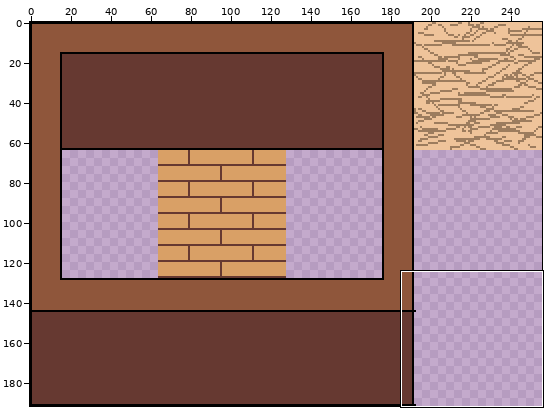
Pixel-art file -- ProjectDonut/Content/Sprites/Map/Town/BuildingTiles.aseprite. Above: a wide view before the commit, with the close-up outlined.
Close-up. Before the commit:
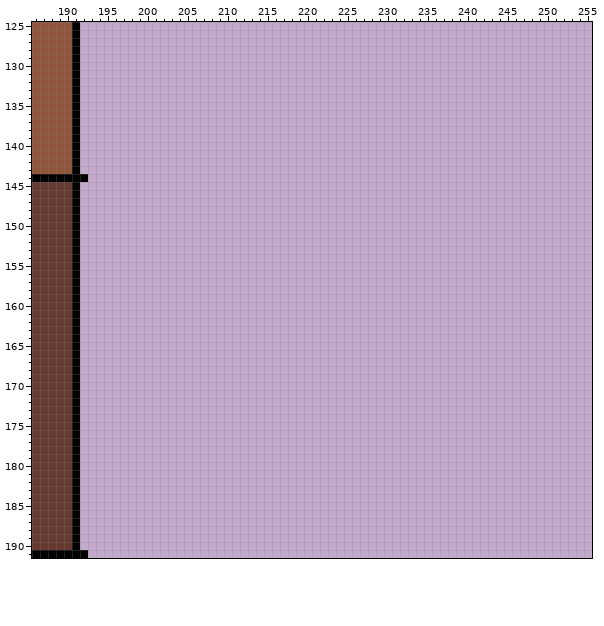
256x192 pixels, 1 frame. Shown: x 186..255, y 125..191.
The result:
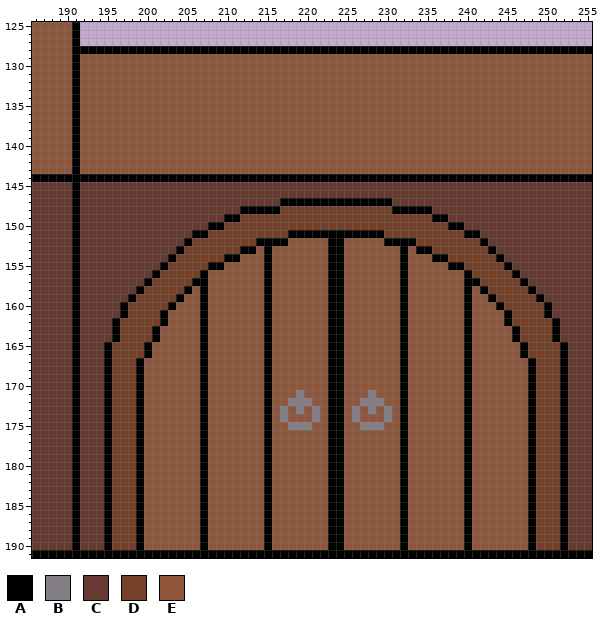
Palette (. is transparent): A #000000  B #847e87  C #663931  D #754129  E #8f563b
From old to new:
layer "Layer 1 #2" added
layer "Layer 3" added
Layers "Layer 3", "Layer 1 #2", "Layer 1":
y 128: x 192..255 ................................................................ -> AAAAAAAAAAAAAAAAAAAAAAAAAAAAAAAAAAAAAAAAAAAAAAAAAAAAAAAAAAAAAAAA
y 129..143: x 192..255 ................................................................ -> EEEEEEEEEEEEEEEEEEEEEEEEEEEEEEEEEEEEEEEEEEEEEEEEEEEEEEEEEEEEEEEE
y 144: x 193..255 ............................................................... -> AAAAAAAAAAAAAAAAAAAAAAAAAAAAAAAAAAAAAAAAAAAAAAAAAAAAAAAAAAAAAAA
y 145..146: x 192..255 ................................................................ -> CCCCCCCCCCCCCCCCCCCCCCCCCCCCCCCCCCCCCCCCCCCCCCCCCCCCCCCCCCCCCCCC
y 147: x 192..255 ................................................................ -> CCCCCCCCCCCCCCCCCCCCCCCCCAAAAAAAAAAAAAACCCCCCCCCCCCCCCCCCCCCCCCC
y 148: x 192..255 ................................................................ -> CCCCCCCCCCCCCCCCCCCCAAAAADDDDDDDDDDDDDDAAAAACCCCCCCCCCCCCCCCCCCC
y 149: x 192..255 ................................................................ -> CCCCCCCCCCCCCCCCCCAADDDDDDDDDDDDDDDDDDDDDDDDAACCCCCCCCCCCCCCCCCC
y 150: x 192..255 ................................................................ -> CCCCCCCCCCCCCCCCAADDDDDDDDDDDDDDDDDDDDDDDDDDDDAACCCCCCCCCCCCCCCC
y 151: x 192..255 ................................................................ -> CCCCCCCCCCCCCCAADDDDDDDDDDAAAAAAAAAAAADDDDDDDDDDAACCCCCCCCCCCCCC
y 152: x 192..255 ................................................................ -> CCCCCCCCCCCCCADDDDDDDDAAAAEEEEEAAEEEEEAAAADDDDDDDDACCCCCCCCCCCCC
y 153: x 192..255 ................................................................ -> CCCCCCCCCCCCADDDDDDDAAEAEEEEEEEAAEEEEEEEAEAADDDDDDDACCCCCCCCCCCC
y 154: x 192..255 ................................................................ -> CCCCCCCCCCCADDDDDDAAEEEAEEEEEEEAAEEEEEEEAEEEAADDDDDDACCCCCCCCCCC
y 155: x 192..255 ................................................................ -> CCCCCCCCCCADDDDDAAEEEEEAEEEEEEEAAEEEEEEEAEEEEEAADDDDDACCCCCCCCCC
y 156: x 192..255 ................................................................ -> CCCCCCCCCADDDDDAEEEEEEEAEEEEEEEAAEEEEEEEAEEEEEEEADDDDDACCCCCCCCC
y 157: x 192..255 ................................................................ -> CCCCCCCCADDDDDAAEEEEEEEAEEEEEEEAAEEEEEEEAEEEEEEEAADDDDDACCCCCCCC
y 158: x 192..255 ................................................................ -> CCCCCCCADDDDDAEAEEEEEEEAEEEEEEEAAEEEEEEEAEEEEEEEAEADDDDDACCCCCCC
y 159: x 192..255 ................................................................ -> CCCCCCADDDDDAEEAEEEEEEEAEEEEEEEAAEEEEEEEAEEEEEEEAEEADDDDDACCCCCC
y 160: x 192..255 ................................................................ -> CCCCCADDDDDAEEEAEEEEEEEAEEEEEEEAAEEEEEEEAEEEEEEEAEEEADDDDDACCCCC
y 161: x 192..255 ................................................................ -> CCCCCADDDDAEEEEAEEEEEEEAEEEEEEEAAEEEEEEEAEEEEEEEAEEEEADDDDACCCCC
y 162: x 192..255 ................................................................ -> CCCCADDDDDAEEEEAEEEEEEEAEEEEEEEAAEEEEEEEAEEEEEEEAEEEEADDDDDACCCC
y 163..164: x 192..255 ................................................................ -> CCCCADDDDAEEEEEAEEEEEEEAEEEEEEEAAEEEEEEEAEEEEEEEAEEEEEADDDDACCCC
y 165..166: x 192..255 ................................................................ -> CCCADDDDAEEEEEEAEEEEEEEAEEEEEEEAAEEEEEEEAEEEEEEEAEEEEEEADDDDACCC
y 167..170: x 192..255 ................................................................ -> CCCADDDAEEEEEEEAEEEEEEEAEEEEEEEAAEEEEEEEAEEEEEEEAEEEEEEEADDDACCC
y 171: x 192..255 ................................................................ -> CCCADDDAEEEEEEEAEEEEEEEAEEEBEEEAAEEEBEEEAEEEEEEEAEEEEEEEADDDACCC
y 172: x 192..255 ................................................................ -> CCCADDDAEEEEEEEAEEEEEEEAEEBBBEEAAEEBBBEEAEEEEEEEAEEEEEEEADDDACCC
y 173: x 192..255 ................................................................ -> CCCADDDAEEEEEEEAEEEEEEEAEBEBEBEAAEBEBEBEAEEEEEEEAEEEEEEEADDDACCC
y 174: x 192..255 ................................................................ -> CCCADDDAEEEEEEEAEEEEEEEAEBEEEBEAAEBEEEBEAEEEEEEEAEEEEEEEADDDACCC
y 175: x 192..255 ................................................................ -> CCCADDDAEEEEEEEAEEEEEEEAEEBBBEEAAEEBBBEEAEEEEEEEAEEEEEEEADDDACCC
y 176..190: x 192..255 ................................................................ -> CCCADDDAEEEEEEEAEEEEEEEAEEEEEEEAAEEEEEEEAEEEEEEEAEEEEEEEADDDACCC
y 191: x 193..255 ............................................................... -> AAAAAAAAAAAAAAAAAAAAAAAAAAAAAAAAAAAAAAAAAAAAAAAAAAAAAAAAAAAAAAA
